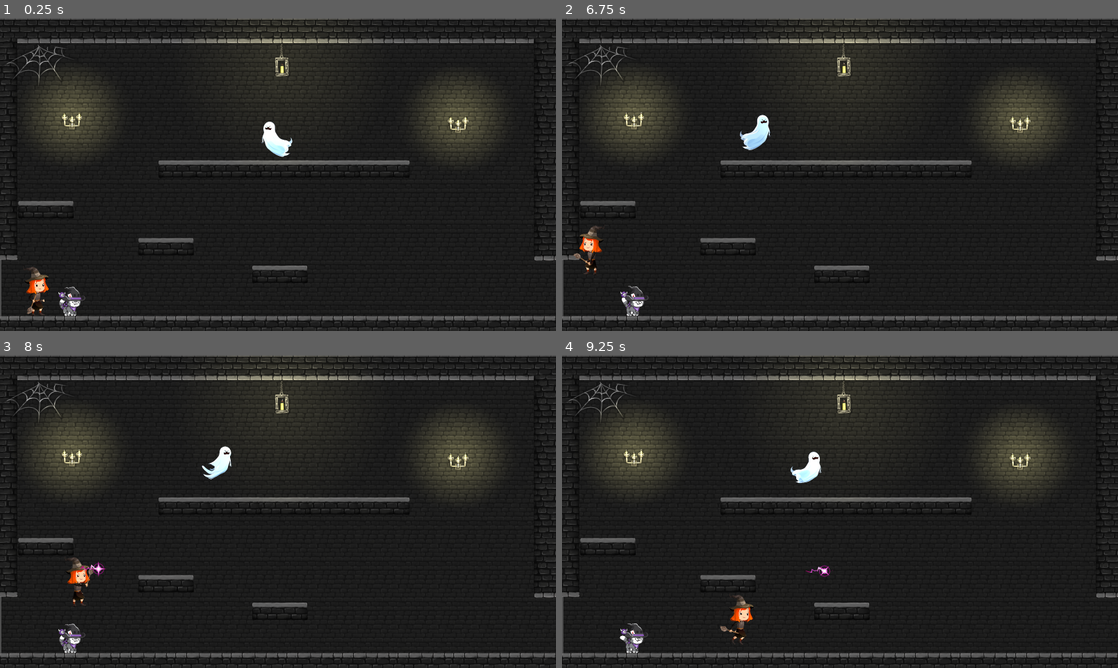
Above: before the commit, frames 1-4 (two rows, left to right).
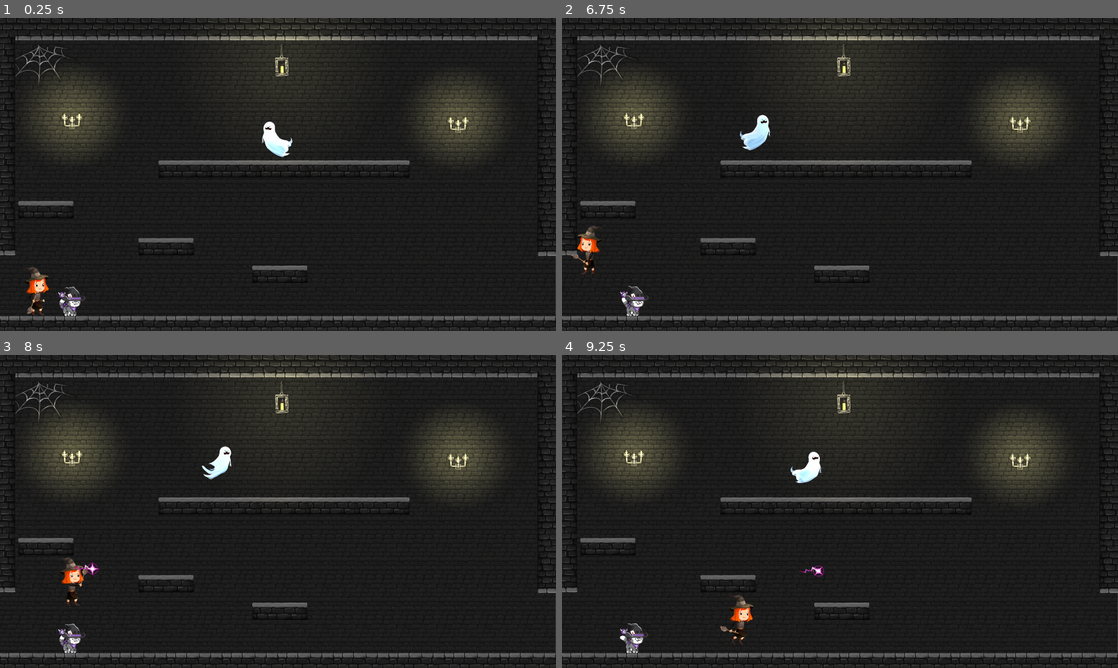
Above: after the commit, the same moments.

Repository: stellar-flame/cauldron
Game: Godot game, scene res://platformer/dungeon_1.tscn
The game is run twice, just before and just after one commit, with the same random seed, the same clock (stepped at 60 frames per second) and the same inputs. This scene is started directly instead of the project's main scene.
Inputs:
- Up to frame 1 (0.25 s): no input
- Up to frame 2 (6.75 s): tap Enter (luna_jump) at 0.5, 0.77, 1.52, 3.02, 3.77, 4.52, 6.02 s; hold Right (luna_right) 0.53-2.03 s; tap E (luna_attack) every 0.75 s from 0.6 to 6.6 s; hold Left (luna_left) 2.03-2.78 s; hold Right (luna_right) 2.78-4.28 s; hold Left (luna_left) 4.28-5.03 s; hold Right (luna_right) 5.03-5.78 s; hold Left (luna_left) from 5.78 s (still down)
- Up to frame 3 (8 s): tap Enter (luna_jump) at 6.77, 7.52 s; release Left (luna_left) at 7.28 s; hold Right (luna_right) from 7.28 s (still down); tap E (luna_attack) at 7.35 s
- Up to frame 4 (9.25 s): keep holding Right (luna_right); tap E (luna_attack) at 8.1, 8.85 s; tap Enter (luna_jump) at 9.02 s

The runs differ from the first frame. In frame 1, 3.9% of the frame differs, in the area x 0-100%, y 0-96%; in frame 2, 4.2%; in frame 3, 4.4%; in frame 4, 4.0%.

Commit message:
Restructured

Diff:
--- a/platformer/candle_stick.tscn
+++ /dev/null
@@ -1,17 +0,0 @@
-[gd_scene load_steps=3 format=3 uid="uid://baf3rh1jcv2j8"]
-
-[ext_resource type="Texture2D" uid="uid://dqbq1b5bmq4tx" path="res://assets/Props/Candlestick.png" id="1_6efhs"]
-[ext_resource type="PackedScene" uid="uid://bsl06gkbe6btl" path="res://platformer/flame.tscn" id="2_f3ejy"]
-
-[node name="CandleStick" type="Sprite2D"]
-position = Vector2(483, 301)
-texture = ExtResource("1_6efhs")
-
-[node name="CPUParticles2D3" parent="." instance=ExtResource("2_f3ejy")]
-position = Vector2(-37, -36)
-
-[node name="CPUParticles2D2" parent="." instance=ExtResource("2_f3ejy")]
-position = Vector2(-1, -25)
-
-[node name="CPUParticles2D" parent="." instance=ExtResource("2_f3ejy")]
-position = Vector2(32, -38)
--- a/platformer/dungeon_1.tscn
+++ b/platformer/dungeon_1.tscn
@@ -1,19 +1,19 @@
-[gd_scene load_steps=16 format=3 uid="uid://cdb58xjrepox5"]
+[gd_scene load_steps=16 format=3 uid="uid://us4a42kevd77"]
 
 [ext_resource type="Script" path="res://platformer/dungeon_1.gd" id="1_yudbj"]
-[ext_resource type="PackedScene" uid="uid://baf3rh1jcv2j8" path="res://platformer/candle_stick.tscn" id="2_50i4v"]
-[ext_resource type="PackedScene" uid="uid://cg2f4vrv8m8ru" path="res://platformer/lantern.tscn" id="2_utov8"]
+[ext_resource type="PackedScene" uid="uid://1g0b2fu403at" path="res://platformer/setting/candle_stick.tscn" id="2_50i4v"]
+[ext_resource type="PackedScene" uid="uid://bf4f8yqso7grf" path="res://platformer/setting/lantern.tscn" id="2_utov8"]
 [ext_resource type="PackedScene" uid="uid://cpd0lerp2tee1" path="res://platformer/characters/luna.tscn" id="3_3kw6e"]
 [ext_resource type="PackedScene" uid="uid://bs2bb45xo65nu" path="res://platformer/characters/stella.tscn" id="4_8jr37"]
 [ext_resource type="PackedScene" uid="uid://dm5244vs8gaeu" path="res://platformer/step.tscn" id="4_23g34"]
-[ext_resource type="PackedScene" uid="uid://bv3nwqw7dlit1" path="res://platformer/background.tscn" id="4_kxh1h"]
-[ext_resource type="PackedScene" uid="uid://63giocnsvrqi" path="res://platformer/floor.tscn" id="5_yqfxm"]
-[ext_resource type="PackedScene" uid="uid://dxsu6pyxdgs0o" path="res://platformer/wall.tscn" id="6_devin"]
+[ext_resource type="PackedScene" uid="uid://bv3nwqw7dlit1" path="res://platformer/setting/background.tscn" id="4_kxh1h"]
+[ext_resource type="PackedScene" uid="uid://63giocnsvrqi" path="res://platformer/setting/floor.tscn" id="5_yqfxm"]
 [ext_resource type="PackedScene" uid="uid://qmduat6d7ufp" path="res://platformer/ghost.tscn" id="8_n3wse"]
-[ext_resource type="PackedScene" uid="uid://dqwml3cb5ij8i" path="res://platformer/floating_platform.tscn" id="9_yvaot"]
+[ext_resource type="PackedScene" uid="uid://dqwml3cb5ij8i" path="res://platformer/setting/floating_platform.tscn" id="9_yvaot"]
 [ext_resource type="Texture2D" uid="uid://c6uc6xl086vqq" path="res://assets/Props/Web2.png" id="10_d4xui"]
 [ext_resource type="Script" path="res://platformer/PathFollow2D.gd" id="10_wso22"]
-[ext_resource type="PackedScene" uid="uid://cb2dvojxoxhol" path="res://platformer/ceiling.tscn" id="11_8swfx"]
+[ext_resource type="PackedScene" uid="uid://cb2dvojxoxhol" path="res://platformer/setting/ceiling.tscn" id="11_8swfx"]
+[ext_resource type="PackedScene" uid="uid://dxsu6pyxdgs0o" path="res://platformer/setting/wall.tscn" id="12_6h6ar"]
 
 [sub_resource type="Curve2D" id="Curve2D_ppkf3"]
 _data = {
@@ -35,14 +35,14 @@
 position = Vector2(1308, 176)
 
 [node name="Background" parent="." instance=ExtResource("4_kxh1h")]
-position = Vector2(18, -2)
+position = Vector2(9, -2)
 
 [node name="Floating_platform" parent="." instance=ExtResource("9_yvaot")]
 position = Vector2(748, 624)
 
 [node name="Ceiling" parent="." instance=ExtResource("11_8swfx")]
 z_index = -10
-position = Vector2(4, -19)
+position = Vector2(17, -31)
 
 [node name="Step2" parent="." instance=ExtResource("4_23g34")]
 position = Vector2(-334, -145)
@@ -55,12 +55,6 @@
 
 [node name="Floor" parent="." instance=ExtResource("5_yqfxm")]
 position = Vector2(758, 0)
-
-[node name="Left_wall" parent="." instance=ExtResource("6_devin")]
-position = Vector2(-165, 69)
-
-[node name="Right_wall" parent="." instance=ExtResource("6_devin")]
-position = Vector2(2468, 72)
 
 [node name="Luna" parent="." instance=ExtResource("3_3kw6e")]
 position = Vector2(181, 1225)
@@ -75,6 +69,9 @@
 scale = Vector2(2, 2)
 texture = ExtResource("10_d4xui")
 
+[node name="Right_Wall2" parent="." instance=ExtResource("12_6h6ar")]
+position = Vector2(2485, 52)
+
 [node name="Path2D" type="Path2D" parent="."]
 position = Vector2(23, 30)
 curve = SubResource("Curve2D_ppkf3")
@@ -85,3 +82,6 @@
 rotates = false
 script = ExtResource("10_wso22")
 ghost_scene = ExtResource("8_n3wse")
+
+[node name="Left_Wall" parent="." instance=ExtResource("12_6h6ar")]
+position = Vector2(-175, 48)
--- /dev/null
+++ b/platformer/setting/candle_stick.tscn
@@ -0,0 +1,17 @@
+[gd_scene load_steps=3 format=3 uid="uid://1g0b2fu403at"]
+
+[ext_resource type="Texture2D" uid="uid://dqbq1b5bmq4tx" path="res://assets/Props/Candlestick.png" id="1_tuwwo"]
+[ext_resource type="PackedScene" uid="uid://bsl06gkbe6btl" path="res://platformer/setting/flame.tscn" id="2_la3td"]
+
+[node name="CandleStick" type="Sprite2D"]
+position = Vector2(483, 301)
+texture = ExtResource("1_tuwwo")
+
+[node name="Flame" parent="." instance=ExtResource("2_la3td")]
+position = Vector2(-37, -35)
+
+[node name="Flame2" parent="." instance=ExtResource("2_la3td")]
+position = Vector2(-1, -25)
+
+[node name="Flame3" parent="." instance=ExtResource("2_la3td")]
+position = Vector2(31, -35)
--- a/platformer/lantern.tscn
+++ b/platformer/setting/lantern.tscn
@@ -1,7 +1,7 @@
-[gd_scene load_steps=3 format=3 uid="uid://cg2f4vrv8m8ru"]
+[gd_scene load_steps=3 format=3 uid="uid://bf4f8yqso7grf"]
 
 [ext_resource type="Texture2D" uid="uid://c36p0og28xmti" path="res://assets/Props/Lantern.png" id="1_vsbgl"]
-[ext_resource type="PackedScene" uid="uid://bsl06gkbe6btl" path="res://platformer/flame.tscn" id="3_cv570"]
+[ext_resource type="PackedScene" uid="uid://bsl06gkbe6btl" path="res://platformer/setting/flame.tscn" id="3_cv570"]
 
 [node name="Lantern" type="Sprite2D"]
 position = Vector2(361, 254)
Renamed: platformer/backgorund_2.tscn -> platformer/setting/backgorund_2.tscn
Renamed: platformer/background.tscn -> platformer/setting/background.tscn
Renamed: platformer/ceiling.tscn -> platformer/setting/ceiling.tscn
Renamed: platformer/flame.tscn -> platformer/setting/flame.tscn
Renamed: platformer/floating_platform.tscn -> platformer/setting/floating_platform.tscn
Renamed: platformer/floor.tscn -> platformer/setting/floor.tscn
Renamed: platformer/wall.tscn -> platformer/setting/wall.tscn
